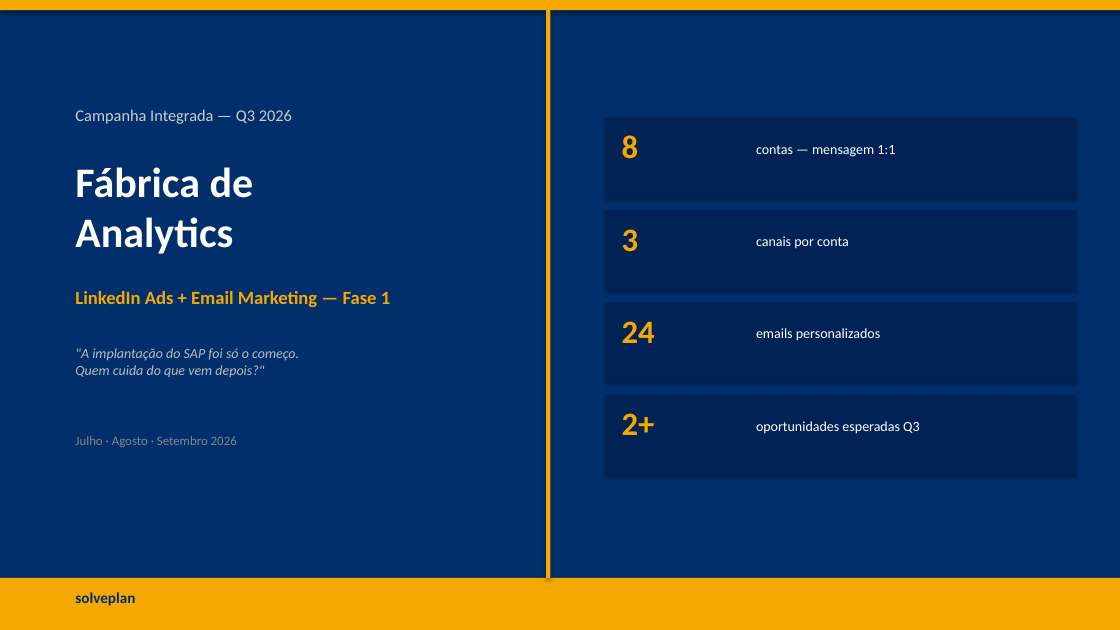
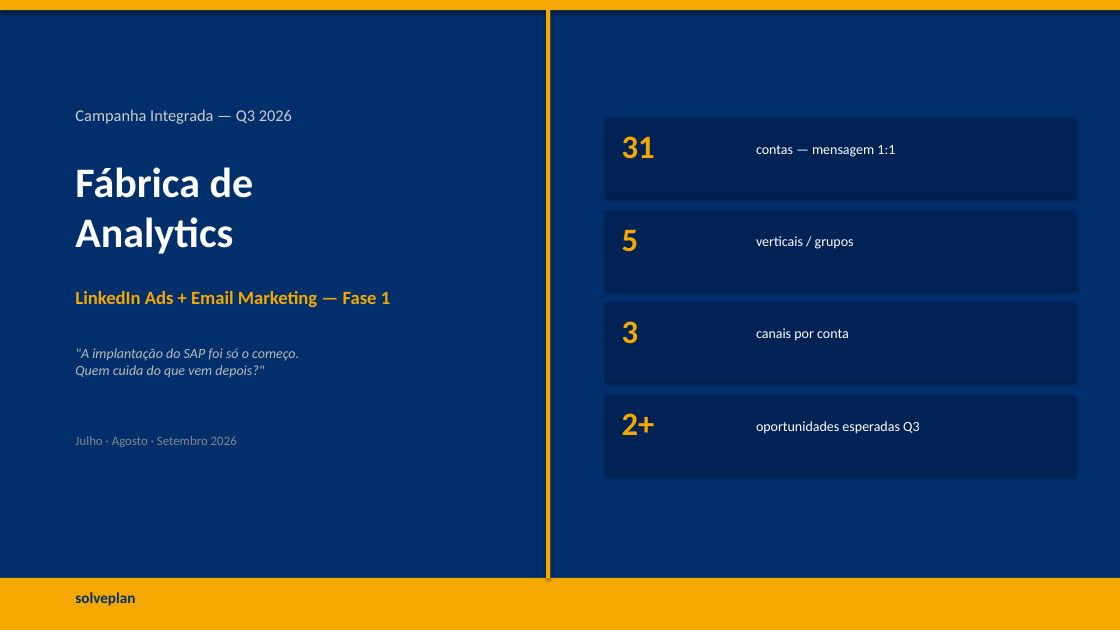
Before and after one commit to frsant96-gif/marketing-agents, a slide deck: slide 1 of marketing/campanhas/fabrica-de-analytics-q3-2026/Fabrica_Analytics_ABM_Q3_2026.pptx. Drawn at 1120x630 pixels with LibreOffice and Linux fonts; fonts in the diff are those of the drawing. Boxes give left, top, right and bottom in pixels: in the first picture for what was removed or moved away, otherwise in the second. Text is boxed around its words. In the diff, an @@ line names an element or a change of style, - is before the commit and + after.

```diff
--- a/marketing/campanhas/fabrica-de-analytics-q3-2026/Fabrica_Analytics_ABM_Q3_2026.pptx
+++ b/marketing/campanhas/fabrica-de-analytics-q3-2026/Fabrica_Analytics_ABM_Q3_2026.pptx
@@ text at [622, 136, 655, 159]: text changed @@
-8
+31
@@ text added at [622, 229, 639, 252], 28 pt, text #F5A800, bold @@
+5
@@ text added at [756, 236, 854, 249], 12 pt, text #FFFFFF @@
+verticais / grupos
@@ text "3": place and size @@
-text "3" at [622, 229, 639, 252]
+text "3" at [622, 321, 639, 344]
@@ text removed at [622, 321, 655, 343] @@
-24
@@ text "canais por conta": place and size @@
-text "canais por conta" at [756, 236, 849, 249]
+text "canais por conta" at [756, 328, 849, 341]
@@ text removed at [756, 328, 880, 341] @@
-emails personalizados
```
Also in this commit, not shown: 4 other slides changed, 3 other files.
